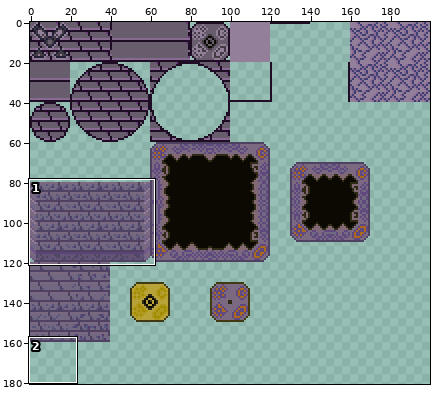
A sprite sheet gets an edit: Tile Sheets/oldTown/old town concept art1.png. The first picture is a wide view before the edit; the outline marks the close-up.
Close-up. As it was:
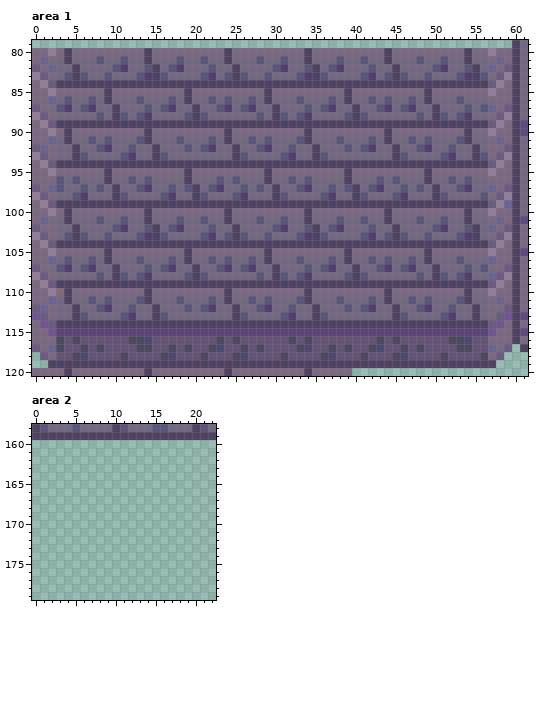
The file is 200x200 pixels. Colours within 5 levels of each other are drawn and written as one. Shown: area 1: x 0..61, y 79..120; area 2: x 0..22, y 158..179. The wide view leaves out empty margins. The commit also changed other parts of the picture, which this record leaves out.
And afterwards:
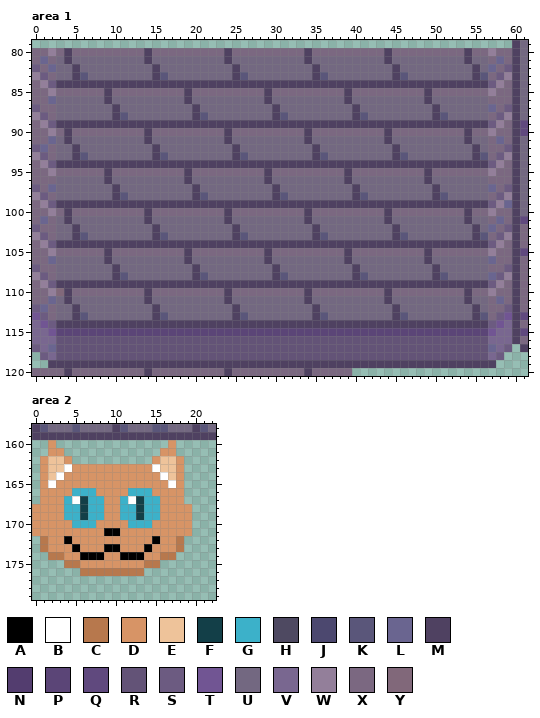
Palette (. is transparent): A #000000  B #ffffff  C #b7784d  D #d79466  E #eec39a  F #133f48  G #3cb1c9  H #4e4961  J #4c486f  K #5a567a  L #6a6590  M #4f4161  N #533d6f  P #5b4577  Q #60497e  R #635377  S #6c5b81  T #715593  U #736881  V #796790  W #937f9a  X #7b6881  Y #81687a
What changed:
Changed rows in their new state; - is an unchanged pixel.
Area 1:
first column x 0:
 81 --------U--U------U--U------U--U------U--U------U--U--------
 82 ----------UU--U--UU---U-------UU--U--UU---U-------UU--U-----
 83 ----U----U---UU------UU-U----U---UU------UU-U----U---UU-----
 86 ----U--U-----U---U----U-U--U-----U---U----U-U--U-----U------
 87 ---UU-UU------U-UU-----UU-UU------U-UU-----UU-UU------U-U---
 88 --------U----UU----U--------U----UU----U--------U----UU-----
 91 -------U-U---U----U---U----U-U---U----U---U----U-U---U------
 92 --------UU--U------U-UU-----UU--U------U-UU-----UU--U-------
 93 -----------UU------------------UU------------------UU-------
 96 ---U-U------U-U--------U-U------U-U--------U-U------U-U-----
 97 ---U--U-U----UU--U-U--UU--U-U----UU--U-U--UU--U-U----UU-----
 98 -----UU---------UU-------UU---------UU-------UU---------U---
101 --------U--U------U--U------U--U------U--U------U--U--------
102 ----------UU--U--UU---U-------UU--U--UU---U-------UU--U-----
103 ----U----U---UU------UU-U----U---UU------UU-U----U---UU-K---
106 ----U--U-----U---U----U-U--U-----U---U----U-U--U-----U------
107 ---UU-UU------U-UU-----UU-UU------U-UU-----UU-UU------U-U---
108 --------U----UU----U--------U----UU----U--------U----UU-----
111 -------U-U---U----U---U----U-U---U----U---U----U-U---U------
112 --------UU--U------U-UU-----UU--U------U-UU-----UU--U-------
113 -----------UU------------------UU------------------UU---K---
114 V----------------------------------------------------------V
115 VV--------------------------------------------------------VV
116 VVVR-R------RRR--------R-R------R-R--------R-R------RRR--VVV
117 -V-R--R-R----RR--R-R--RR--R-R----RR--R-R--RR--R-R----RR---V-
118 --V--RR----R----RR---R---RR----R----RR---R---RR----R----RV--
Area 2:
first column x 0:
160 --D--------------D--
161 --DD------------DD--
162 -DEED----------DEED-
163 -DEEBDDDDDDDDDDBEED-
164 -DEBDDDDDDDDDDDDBED-
165 -DBDDDDDDDDDDDDDDBD-
166 -DDDDGGGDDDDGGGDDDD-
167 -DDDGBFGGDDGBFGGDDD-
168 DDDDGGFGGDDGGFGGDDDD
169 DDDDGGFGGDDGGFGGDDDD
170 DDDDDGGGDDDDGGGDDDDD
171 DDDDDDDDDAADDDDDDDDD
172 -CDDADDDDDDDDDDADDC-
173 -CDDDADDDAADDDADDDC-
174 --CCDDAAADDAAADDCC--
175 ----CCDDDDDDDDCC----
176 ------CCCCCCCC------
Pixel boxes of the changes (left, top, right, bottom) in both close-ups:
changed: (32, 56, 512, 360)
added: (32, 440, 192, 576)
